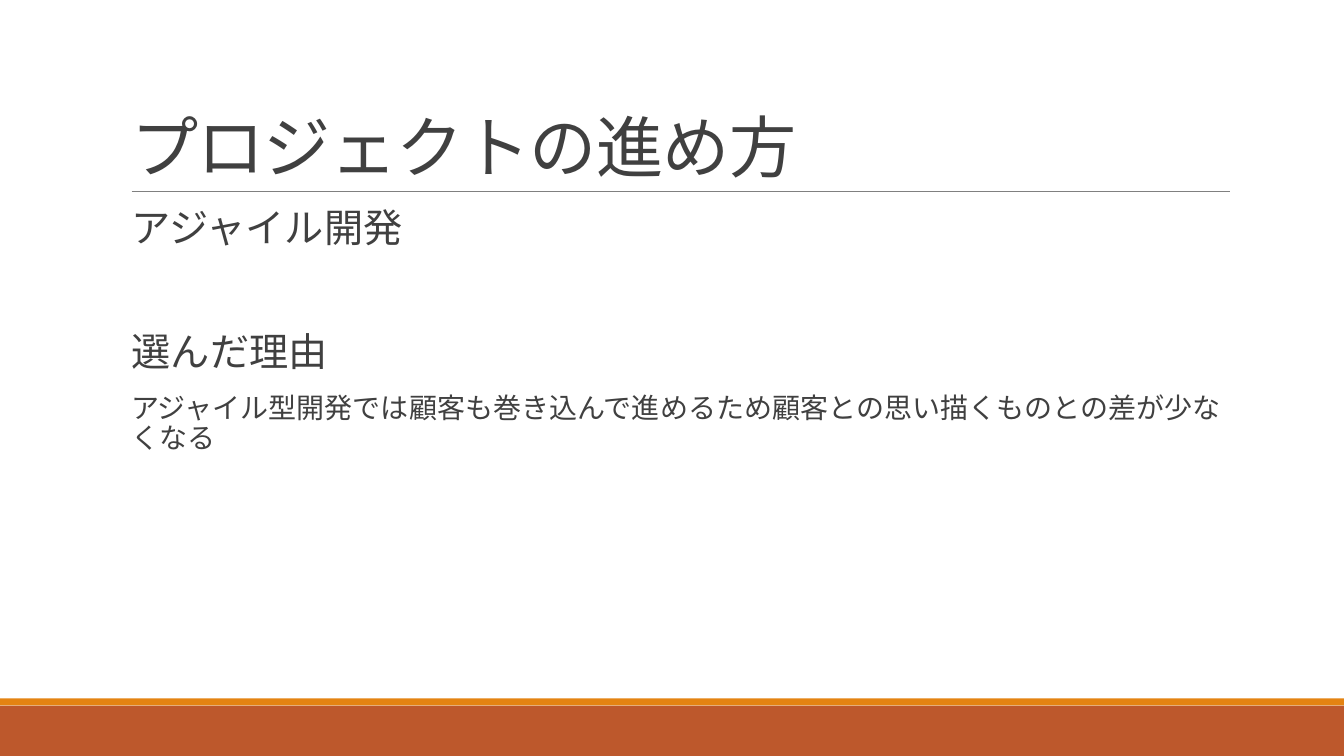
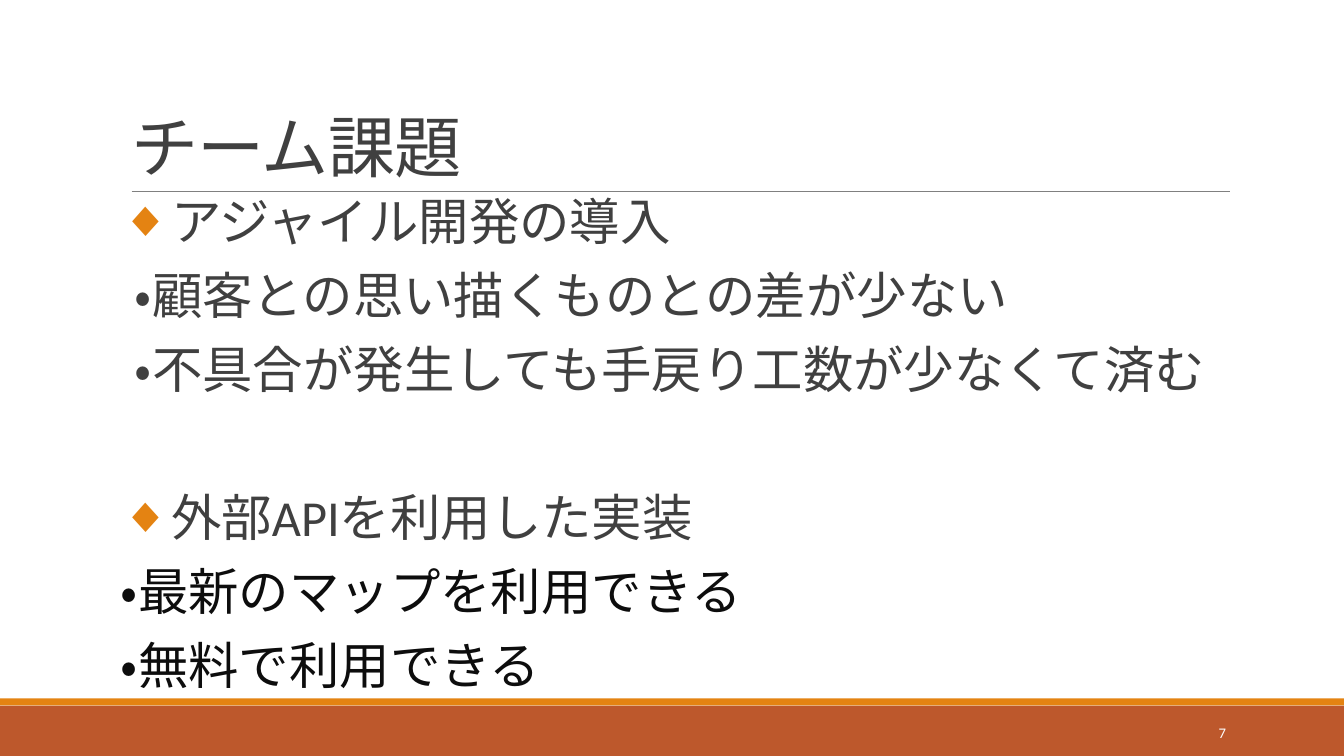
Before and after one commit to tomoyukikondo/yabukiC2017, a slide deck: slide 7 of 避難所情報サービス開発プロジェクト.pptx (slide 6 before the commit). Drawn at 1344x756 pixels with LibreOffice and Linux fonts; fonts in the diff are those of the drawing. Boxes give left, top, right and bottom in pixels: in the first picture for what was removed or moved away, otherwise in the second. Text is boxed around its words. In the diff, an @@ line names an element or a change of style, - is before the commit and + after.

```diff
--- a/避難所情報サービス開発プロジェクト.pptx
+++ b/避難所情報サービス開発プロジェクト.pptx
@@ title at box(131, 118, 462, 178): text changed @@
-プロジェクトの進め方
+チーム課題
@@ text at box(121, 191, 1205, 688): text changed; size 20 to 36 pt @@
-  アジャイル開発
-  選んだ理由
-  アジャイル型開発では顧客も巻き込んで進めるため顧客との思い描くものとの差が少なくなる
+◆ アジャイル開発の導入
+  ・顧客との思い描くものとの差が少ない
+  ・不具合が発生しても手戻り工数が少なくて済む
+◆ 外部APIを利用した実装
+・最新のマップを利用できる
+・無料で利用できる
@@ page number added at box(1219, 728, 1226, 738), 10.5 pt, text #FFFFFF @@
+7
```
Also in this commit, not shown: 11 other slides changed, 3 slides added.
